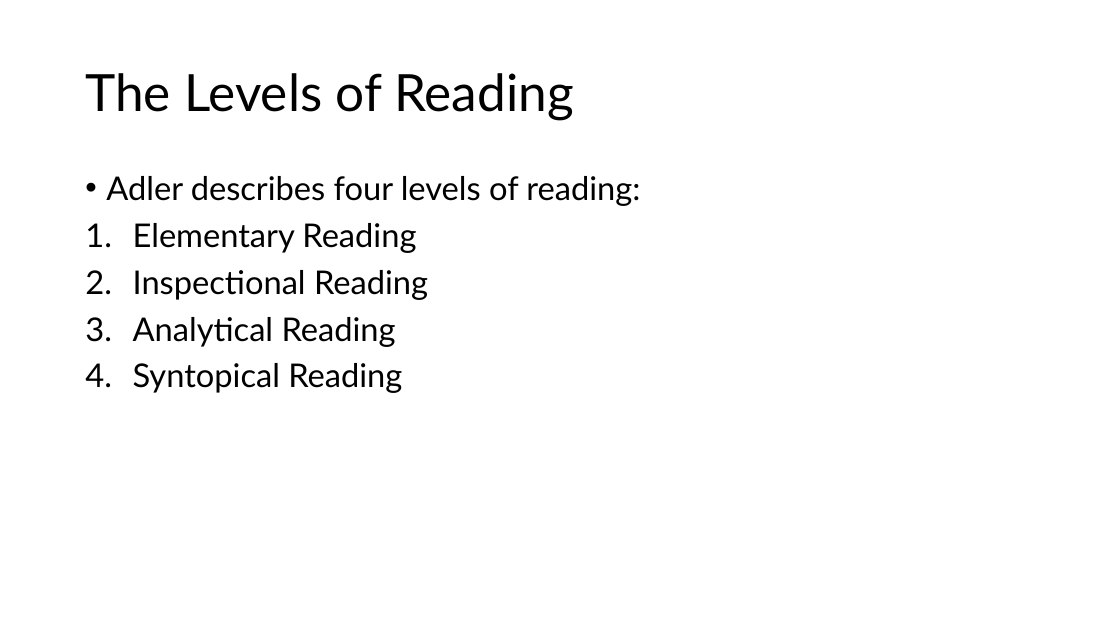
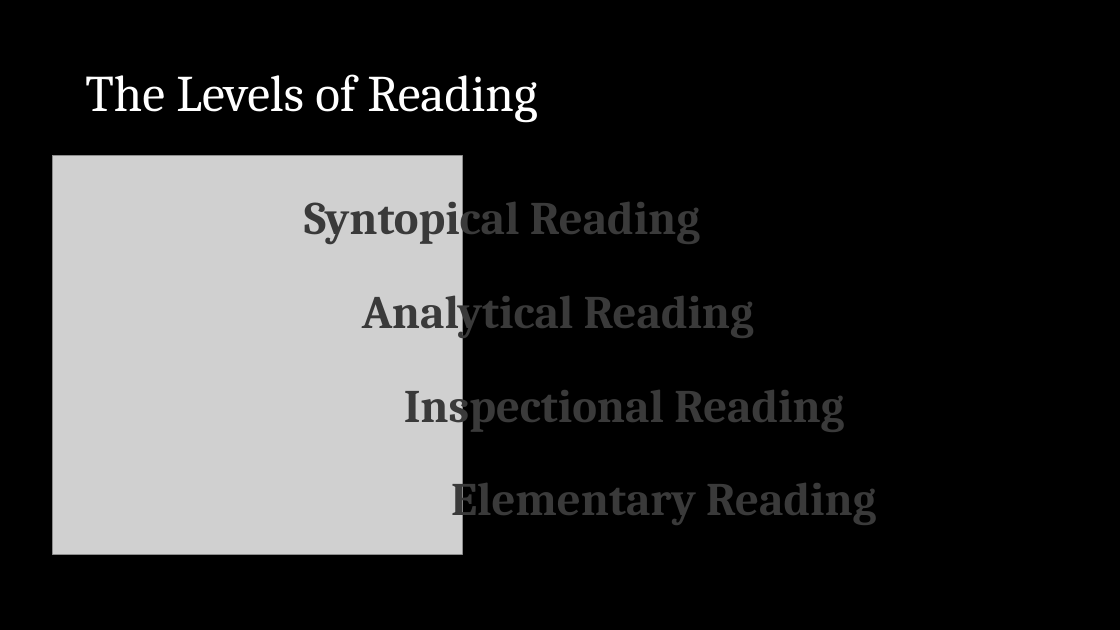
Before and after one commit to shafiqr-kmsw/matricphys, a slide deck: slide 6 of howtoreadbook/slides.pptx (slide 3 before the commit). Drawn at 1120x630 pixels with LibreOffice and Linux fonts; fonts in the diff are those of the drawing; grey boxes stand for pictures. Boxes give left, top, right and bottom in pixels: in the first picture for what was removed or moved away, otherwise in the second. Text is boxed around its words. In the diff, an @@ line names an element or a change of style, - is before the commit and + after.

```diff
--- a/howtoreadbook/slides.pptx
+++ b/howtoreadbook/slides.pptx
@@ background #FFFFFF to #000000 @@
@@ title "The Levels of Reading" at (85,74,537,122): font Lato to Cambria, text colour #000000 to #FFFFFF @@
@@ picture added at (52,155,462,555) @@
@@ text removed at (106,176,640,393) @@
-• Adler describes four levels of reading:
-1. Elementary Reading
-2. Inspectional Reading
-3. Analytical Reading
-4. Syntopical Reading
@@ text added at (304,192,700,245), 40 pt, text #3A3A3A, bold @@
+Syntopical Reading
@@ text added at (362,285,754,338), 40 pt, text #3A3A3A, bold @@
+Analytical Reading
@@ text added at (404,379,844,432), 40 pt, text #3A3A3A, bold @@
+Inspectional Reading
@@ text added at (451,473,876,526), 40 pt, text #3A3A3A, bold @@
+Elementary Reading
```
Also in this commit, not shown: 19 other slides changed, 73 slides added, 7 slides removed.
